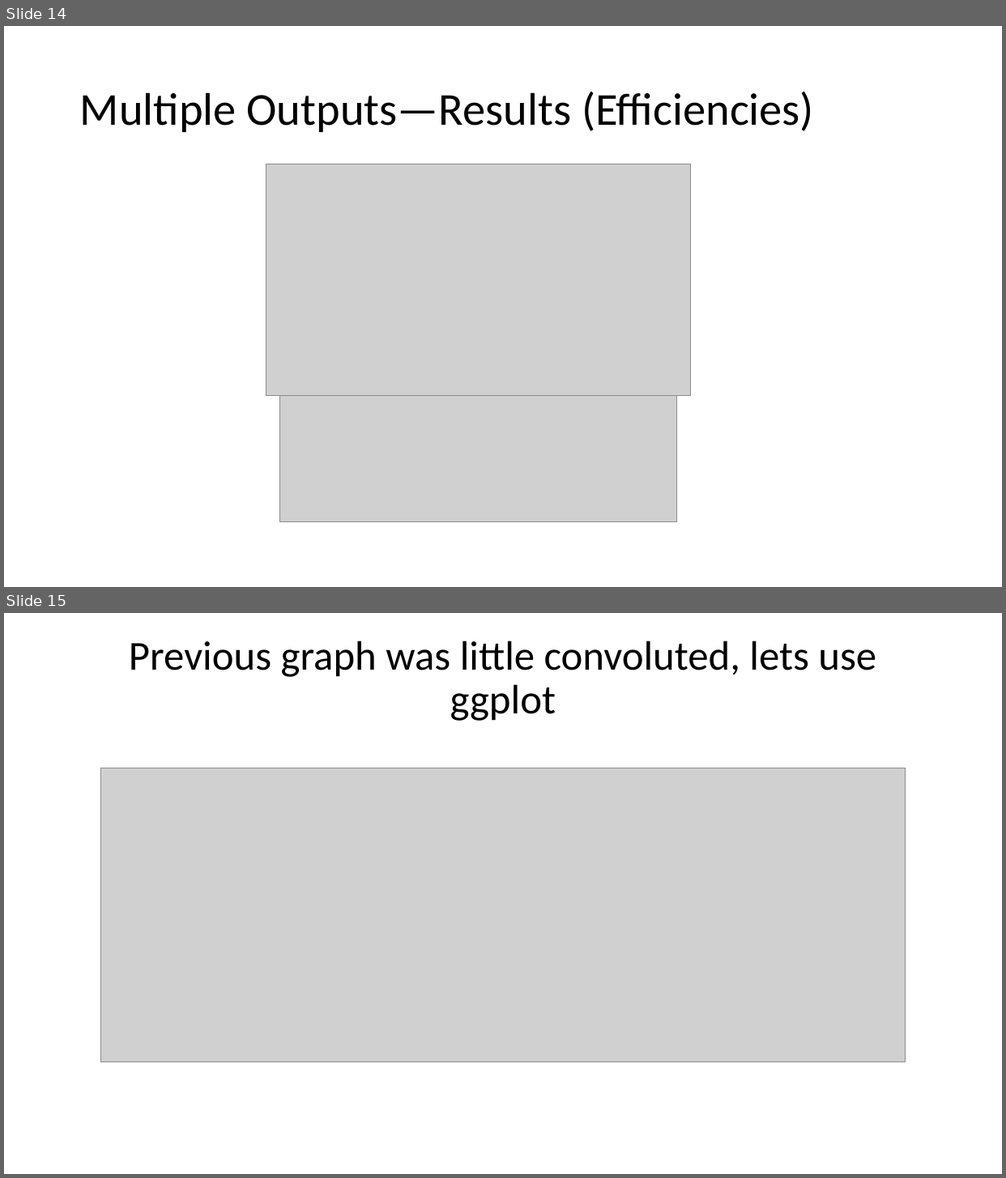
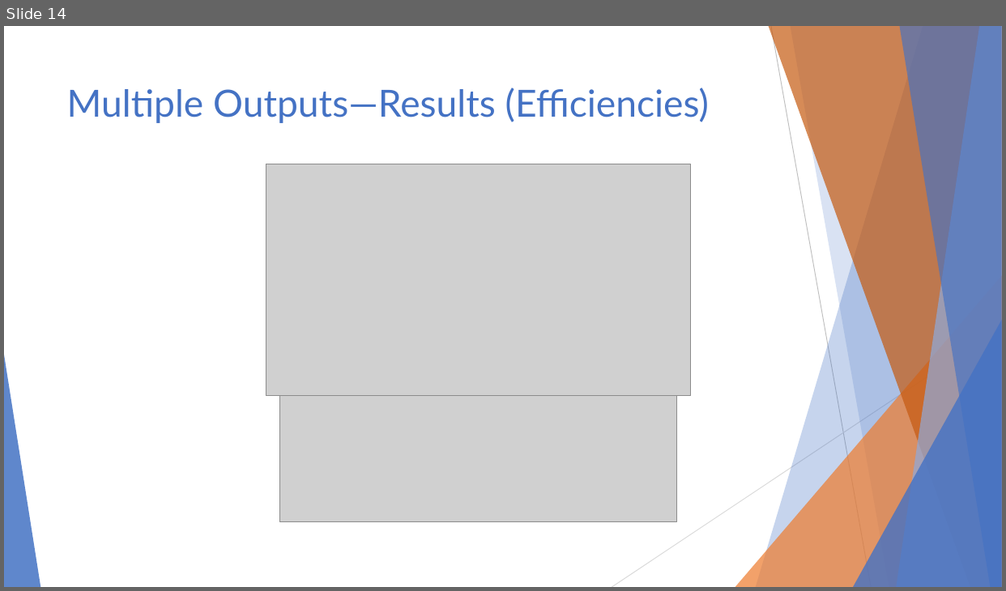
Before and after one commit to AndeyNunes/educationDEA, a slide deck: Project Presentation.pptx. Shown one above the other, each under a label of ours: slides 14 and 15 before the commit, slide 14 after it. The pictures are 1006x1178 and 1006x591 pixels, drawn with LibreOffice and Linux fonts; fonts in the diff are those of the drawing; grey boxes stand for pictures. Boxes give left, top, right and bottom in pixels: in the first picture for what was removed or moved away, otherwise in the second. Text is boxed around its words. In the diff, an @@ line names an element or a change of style, - is before the commit and + after.

```diff
--- a/Project Presentation.pptx
+++ b/Project Presentation.pptx
@@ slide 15 removed at bbox=[4, 613, 1002, 1174], background #FFFFFF @@
@@ title removed at bbox=[129, 641, 876, 721] @@
-Previous graph was little convoluted, lets use ggplot
@@ picture removed at bbox=[100, 768, 906, 1063] @@
@@ slide 14 changed as well @@
@@ title "Multiple Outputs—Results (Efficiencies)": place and size @@
-title "Multiple Outputs—Results (Efficiencies)" at bbox=[80, 92, 814, 132]
+title "Multiple Outputs—Results (Efficiencies)" at bbox=[67, 88, 709, 123]
@@ title "Multiple Outputs—Results (Efficiencies)" at bbox=[67, 88, 709, 123]: size 44 to 36 pt, font Calibri to Lato, text colour #000000 to #4472C4; line spacing 0.9 to 1; vertical alignment middle to top @@
@@ group added at bbox=[4, 26, 1002, 587]: 5 freeform shapes, 3 triangles, 2 lines @@
```
Also in this commit, not shown: 16 other slides changed, 3 slides added, 3 other slides removed.
